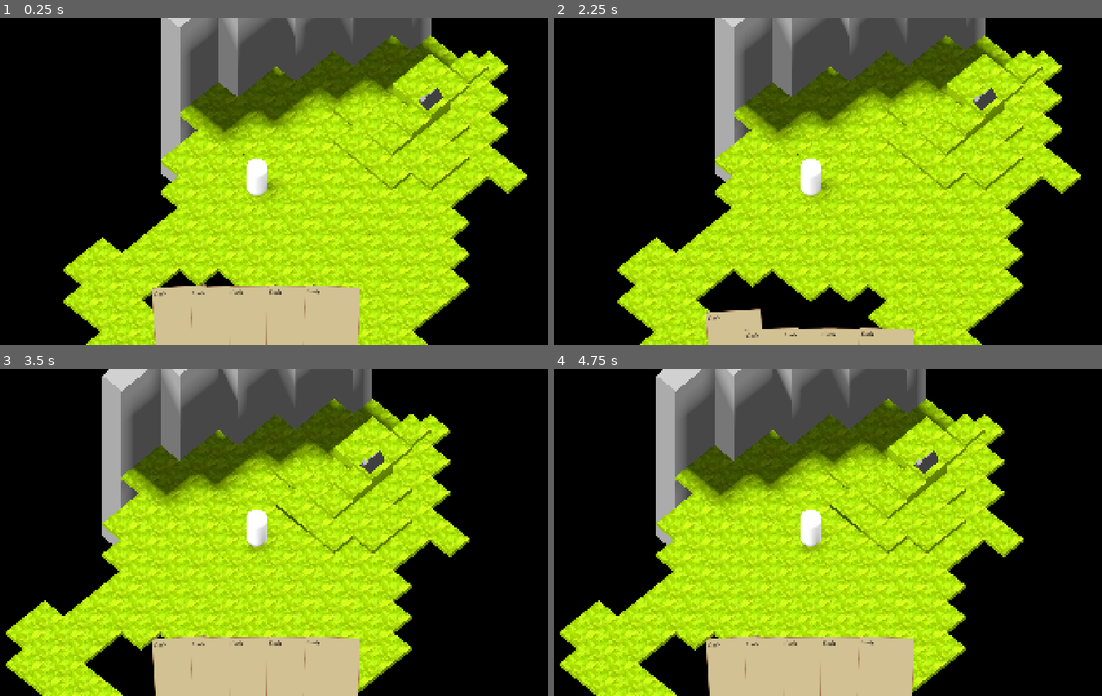
Above: before the commit, frames 1-4 (two rows, left to right).
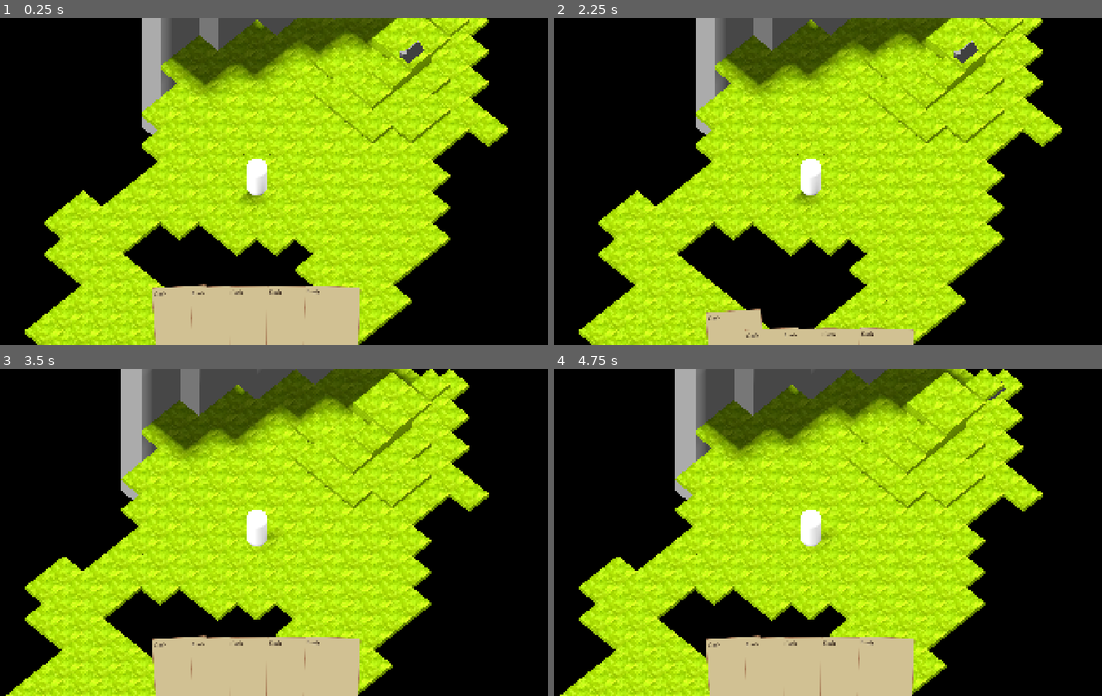
Above: after the commit, the same moments.

Repository: meelkor/veilways
Game: Godot game, scene res://prototype.tscn
Same seed, same stepped clock (60 frames per second), same inputs: the game is played once before the commit and once after it.
Inputs (mouse positions are in pixels of both pictures, inside the frame that each line leads up to):
- Up to frame 1 (0.25 s): no input
- Up to frame 2 (2.25 s): click (734, 318) at 0.52 s; click (734, 344) at 1.25 s; click (734, 318) at 2.02 s
- Up to frame 3 (3.5 s): tap Enter at 2.75 s; move the mouse to (383, 516) at 2.77 s; click (383, 516) at 2.92 s
- Up to frame 4 (4.75 s): tap Space at 3.5 s; move the mouse to (696, 548) at 3.52 s; click (696, 548) at 3.67 s; tap Enter at 4.25 s; move the mouse to (871, 460) at 4.27 s; click (871, 460) at 4.42 s

The runs differ from the first frame. In frame 1, 35% of the frame differs, in the area x 4-97%, y 0-100%; in frame 2, 37%; in frame 3, 38%, in the area x 1-90%, y 0-100%; in frame 4, 38%.

Commit message:
make coordinate a product of position

Diff:
--- a/content/npcs/critter.tscn
+++ b/content/npcs/critter.tscn
@@ -1,6 +1,6 @@
 [gd_scene load_steps=4 format=3 uid="uid://md4bsr6o7mmf"]
 
-[ext_resource type="Script" uid="uid://oaumavmt3u5t" path="res://lib/actor/actor.gd" id="1_c5mqb"]
+[ext_resource type="Script" uid="uid://bypkhd8116weg" path="res://lib/actor/npc.gd" id="1_c5mqb"]
 
 [sub_resource type="PrismMesh" id="PrismMesh_bjtid"]
 size = Vector3(0.5, 0.4, 0.8)
--- a/lib/actor/actor.gd
+++ b/lib/actor/actor.gd
@@ -9,12 +9,13 @@
 @export var max_hp: int:
 	get = _get_max_hp
 
-@export var coordinate: Vector3i = Vector3i.ZERO:
-	set(v):
-		position.x = float(v.x) + 0.5
-		position.y = float(v.y) * 0.2
-		position.z = float(v.z) + 0.5
-		coordinate = v
+var coordinate: Vector3i = Vector3i.ZERO:
+	get():
+		return Vector3i(
+			floori(position.x),
+			0,
+			floori(position.z),
+		)
 
 var _editor_last_snap: Vector3 = Vector3.INF
 
--- a/lib/actor/npc.gd
+++ b/lib/actor/npc.gd
@@ -1,2 +1,3 @@
+@tool
 class_name Npc
 extends Actor
--- a/lib/actor/player.gd
+++ b/lib/actor/player.gd
@@ -26,7 +26,8 @@
 		Game.instance.active_card_changed.connect(_update_range_decals)
 
 
-func _process(_delta: float) -> void:
+func _process(delta: float) -> void:
+	super._process(delta)
 	if not Engine.is_editor_hint():
 		var free := Game.instance.is_free()
 		_arrow.visible = free and not Game.instance.active_card
--- a/lib/game.gd
+++ b/lib/game.gd
@@ -88,6 +88,8 @@
 			hand_cards.offset_bottom = 0
 	)
 	hand_cards.card_selected.connect(func (pointer: Deck.Pointer) -> void: active_card = pointer)
+	for npc: Npc in find_children("", "Npc"):
+		_npcs[Utils.get_tile_key(npc.position)] = npc
 
 
 
@@ -113,7 +115,8 @@
 ##
 ## todo: maybe move parts of this code into Overworld class
 func _try_move_in_direction(actor: Actor, direction: Vector3) -> bool:
-	var next_coord := player.get_coordinate_in_direction(direction.x, direction.z)
+	var next_coord := actor.get_coordinate_in_direction(direction.x, direction.z)
+	prints(actor.position,actor.coordinate, next_coord)
 	# todo: calculate highest block y and cache, so we can check in case there
 	# is +3, also better access to grid_map
 	var next_y_plus2 := overworld.grid_map.get_cell_item(next_coord + Vector3i(0, 2, 0))
@@ -126,8 +129,6 @@
 			var desired_pos := overworld.grid_map.map_to_local(walkables[ok_i])
 			tw.tween_property(actor, "position", desired_pos, 0.2)
 			await tw.finished
-			# todo: y coodrdinate changes here resulting in jump
-			actor.coordinate = walkables[ok_i]
 			return true
 	return false
 
--- a/prototype.tscn
+++ b/prototype.tscn
@@ -29,7 +29,7 @@
 metadata/_custom_type_script = "uid://o4hghbxwqbn2"
 
 [node name="Player" parent="." instance=ExtResource("2_883nb")]
-transform = Transform3D(1, 0, 0, 0, 1, 0, 0, 0, 1, 1.5, 0, 1.5)
+transform = Transform3D(1, 0, 0, 0, 1, 0, 0, 0, 1, 2.5, 0, -0.5)
 deck = SubResource("Resource_8y2k3")
 
 [node name="Critter" parent="." instance=ExtResource("2_bk8nm")]
